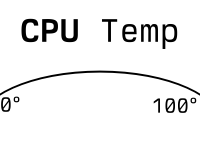
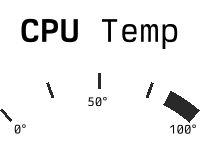
Two versions of the same layered image (200x144). Layer-by-layer changes:
added layer "Background" (1st of 2) above "Background" over [left=0, top=70, right=200, bottom=134]
